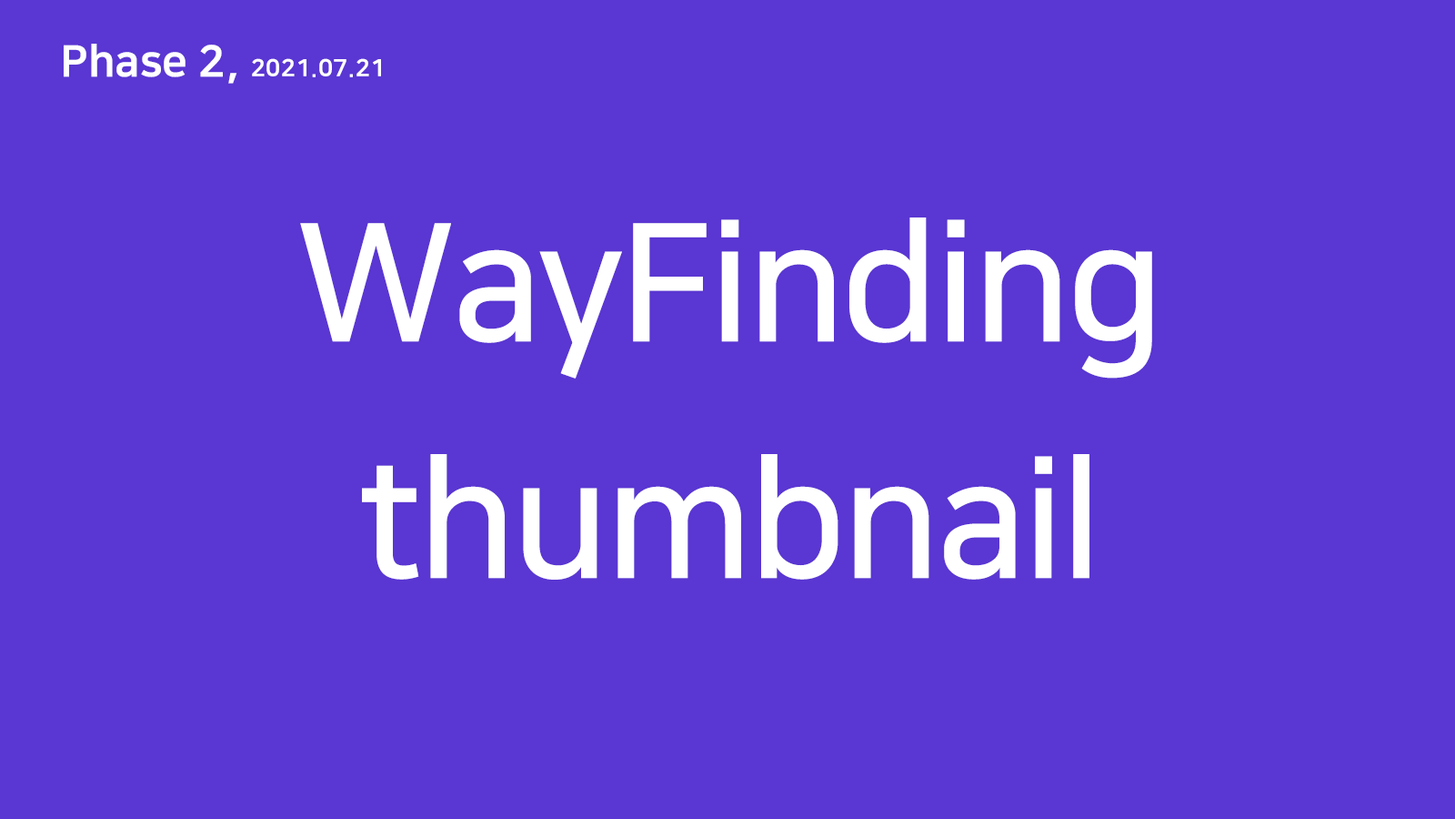
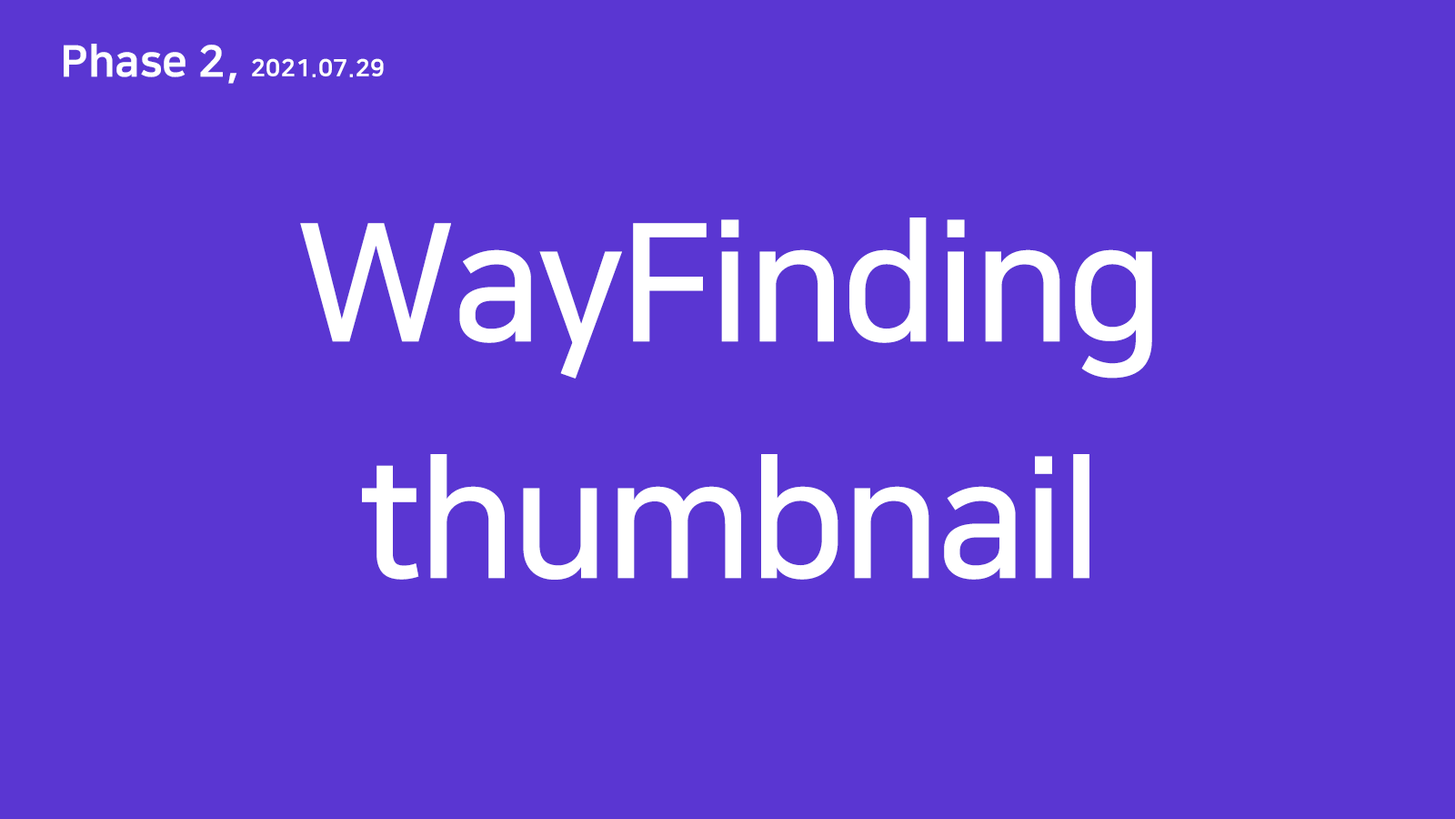
Layer changes from the first 1455 x 819 image to the second:
renamed "Phase 2, 2021.07.21" to "Phase 2, 2021.07.29", painted on it over <box>371,58,384,77</box>
